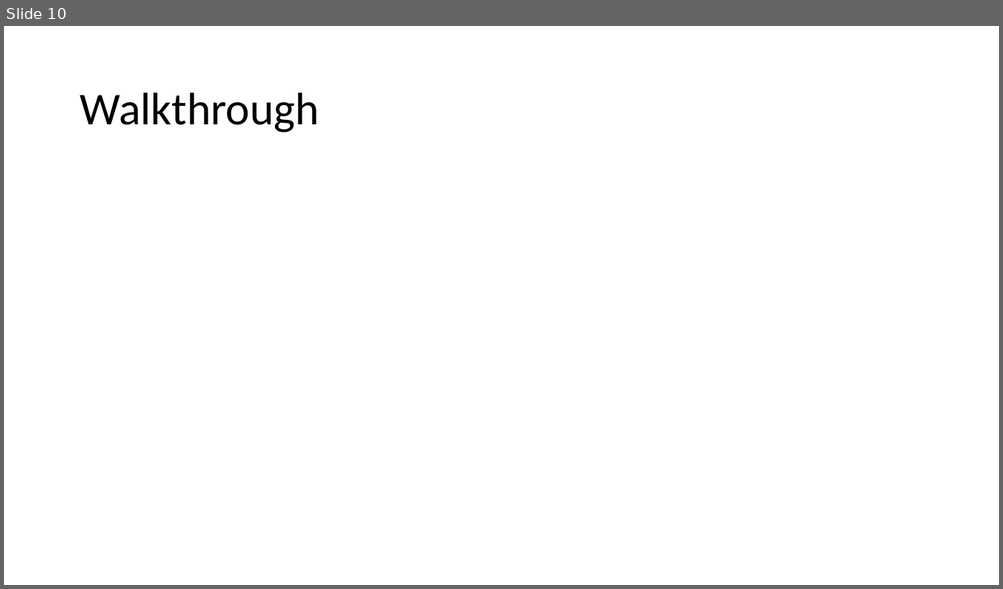
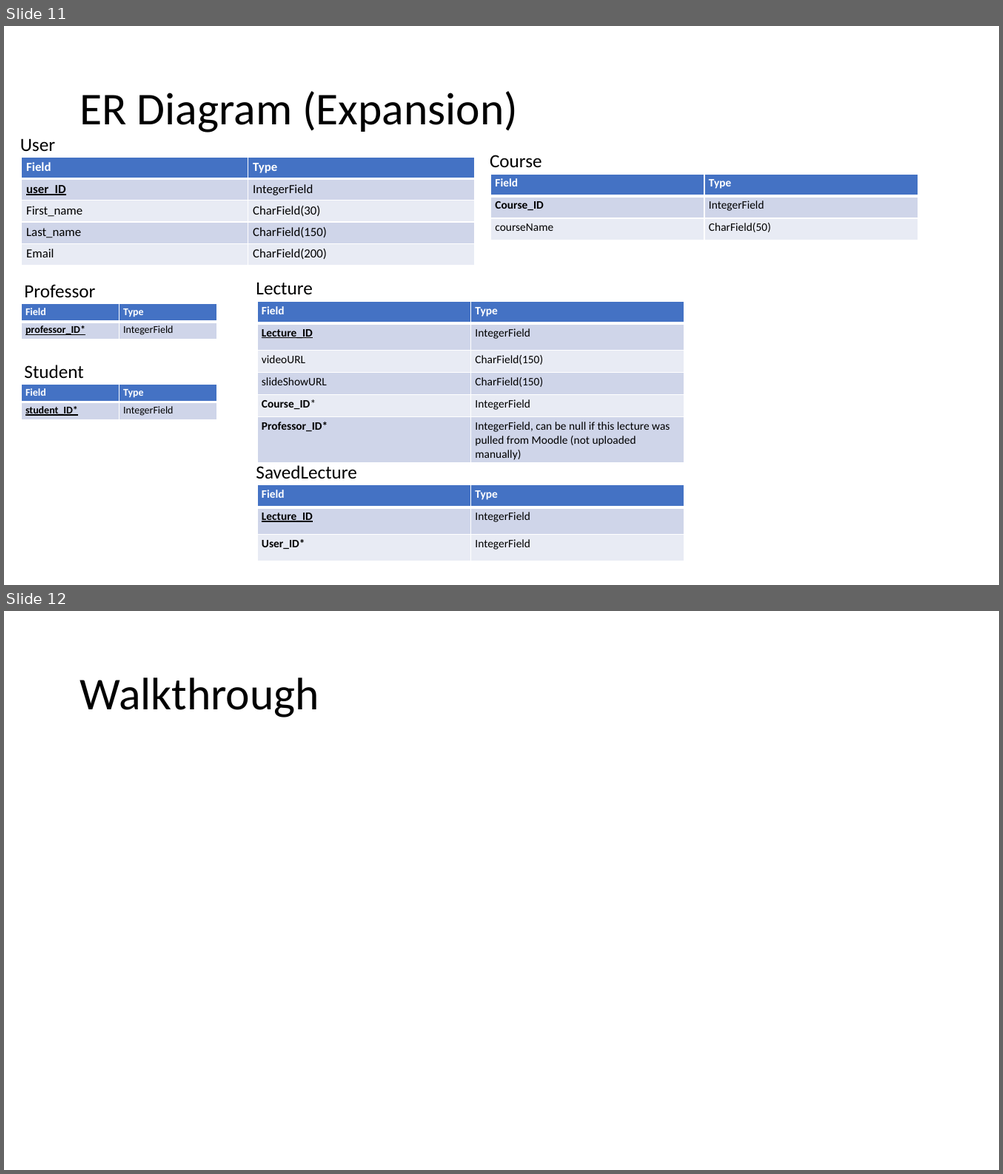
Before and after one commit to Ishitanarsiker/WAD2_GroupProject, a slide deck: DesignSpecification.pptx. Shown one above the other, each under a label of ours: slide 10 before the commit, slides 11 and 12 after it. The pictures are 1003x589 and 1003x1174 pixels, drawn with LibreOffice and Linux fonts; fonts in the diff are those of the drawing. Boxes give left, top, right and bottom in pixels: in the first picture for what was removed or moved away, otherwise in the second. Text is boxed around its words. In the diff, an @@ line names an element or a change of style, - is before the commit and + after.

```diff
--- a/DesignSpecification.pptx
+++ b/DesignSpecification.pptx
@@ slide 11 added at bbox=[4, 26, 999, 585], background #FFFFFF @@
@@ title added at bbox=[79, 91, 518, 133], 44 pt, text #000000 @@
+ER Diagram (Expansion)
@@ text added at bbox=[20, 138, 55, 152], 18 pt, text #000000 @@
+User
@@ table added at bbox=[21, 157, 475, 266], 5 rows, 2 columns @@
+Field | Type
+user_ID | IntegerField
+First_name | CharField(30)
+Last_name | CharField(150)
+Email | CharField(200)
@@ text added at bbox=[489, 155, 542, 167], 18 pt, text #000000 @@
+Course
@@ table added at bbox=[490, 174, 917, 240], 3 rows, 2 columns @@
+Field | Type
+Course_ID | IntegerField
+courseName | CharField(50)
@@ text added at bbox=[24, 284, 95, 298], 18 pt, text #000000 @@
+Professor
@@ text added at bbox=[256, 282, 312, 295], 18 pt, text #000000 @@
+Lecture
@@ table added at bbox=[21, 304, 216, 340], 2 rows, 2 columns @@
+Field | Type
+professor_ID* | IntegerField
@@ table added at bbox=[257, 301, 684, 463], 6 rows, 2 columns @@
+Field | Type
+Lecture_ID | IntegerField
+videoURL | CharField(150)
+slideShowURL | CharField(150)
+Course_ID* | IntegerField
+Professor_ID* | IntegerField, can be null if this lecture was pulled from Moodle (not uploaded manually)
@@ text added at bbox=[24, 365, 83, 378], 18 pt, text #000000 @@
+Student
@@ table added at bbox=[21, 385, 216, 420], 2 rows, 2 columns @@
+Field | Type
+student_ID* | IntegerField
@@ text added at bbox=[256, 466, 356, 480], 18 pt, text #000000 @@
+SavedLecture
@@ table added at bbox=[257, 486, 684, 562], 3 rows, 2 columns @@
+Field | Type
+Lecture_ID | IntegerField
+User_ID* | IntegerField
@@ what was slide 10 is now slide 12 @@
```
Also in this commit, not shown: 1 slide changed, 1 other slide added, 1 other file.
